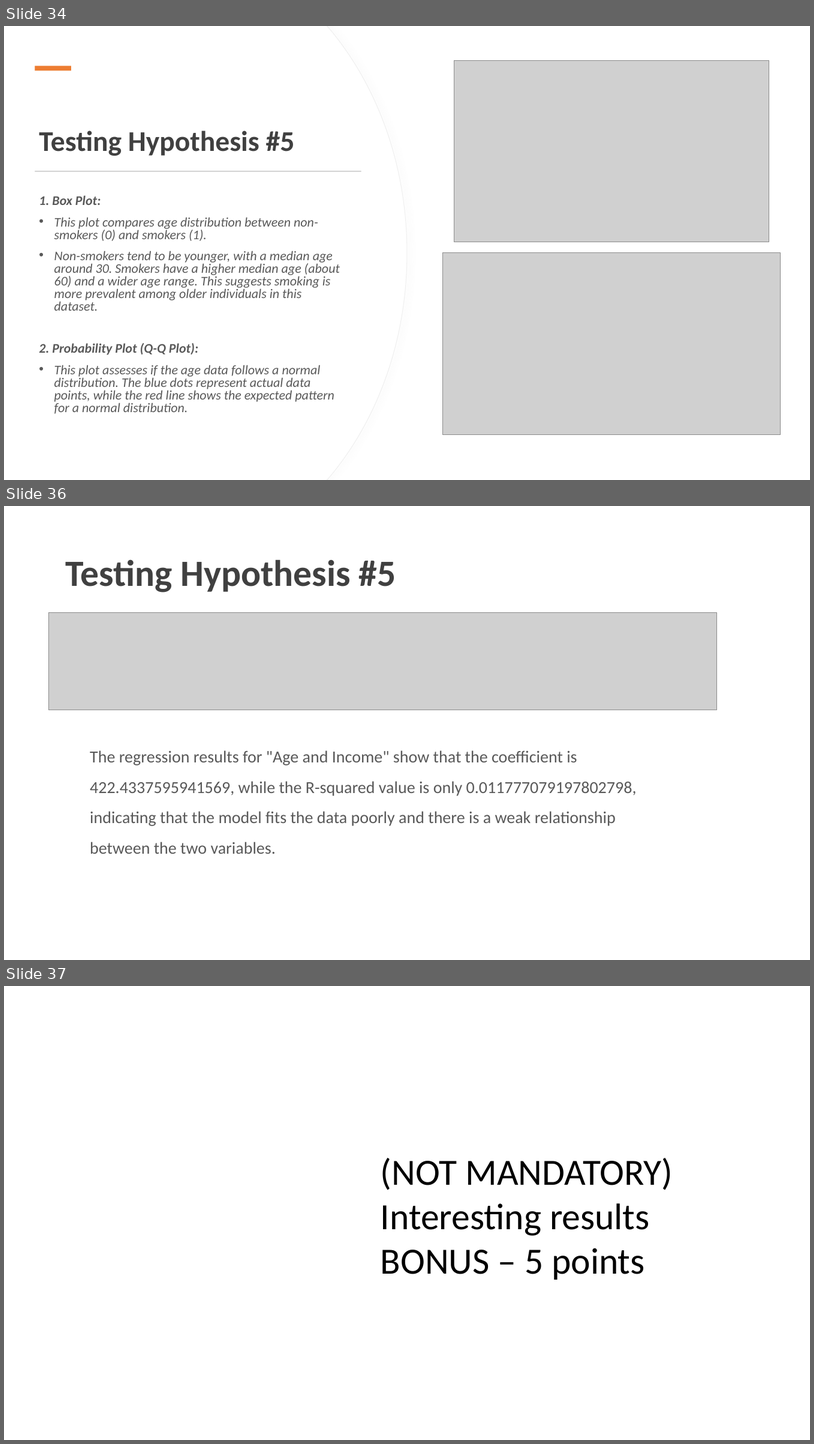
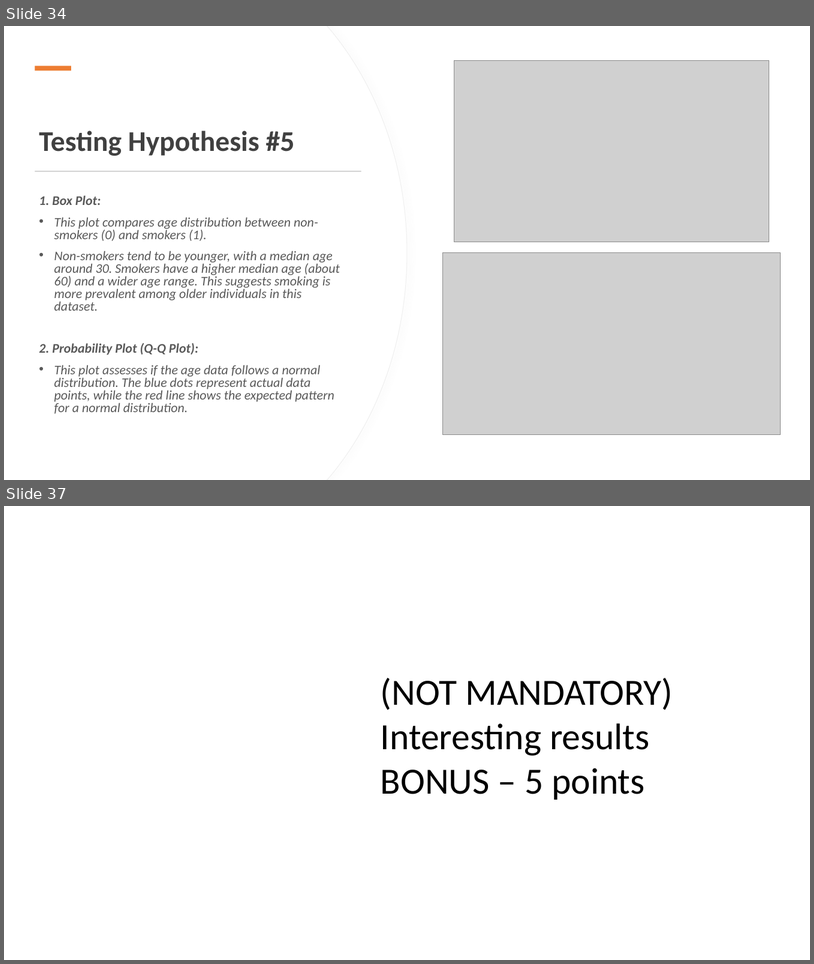
Before and after one commit to charlesyifanli/python_and_data, a slide deck: mini_project/SCSE 24 Mini-project presentation (Group No. ##).pptx. Shown one above the other, each under a label of ours: slides 34, 36 and 37 before the commit, slides 34 and 37 after it; the slides between them are not shown. The pictures are 814x1444 and 814x964 pixels, drawn with LibreOffice and Linux fonts; fonts in the diff are those of the drawing; grey boxes stand for pictures; background and template pictures are left out. Boxes give left, top, right and bottom in pixels: in the first picture for what was removed or moved away, otherwise in the second. Text is boxed around its words. In the diff, an @@ line names an element or a change of style, - is before the commit and + after.

```diff
--- a/mini_project/SCSE 24 Mini-project presentation (Group No. ##).pptx
+++ b/mini_project/SCSE 24 Mini-project presentation (Group No. ##).pptx
@@ slide 36 removed at [4,506,810,960], background #FFFFFF @@
@@ title removed at [65,559,396,592] @@
-Testing Hypothesis #5
@@ picture removed at [49,612,718,709] @@
@@ text removed at [90,750,637,853] @@
-The regression results for "Age and Income" show that the coefficient is 422.4337595941569, while the R-squared value is only 0.011777079197802798, indicating that the model fits the data poorly and there is a weak relationship between the two variables.
```
Also in this commit, not shown: 1 slide changed, 4 slides added, 2 other slides removed, 1 other file.
